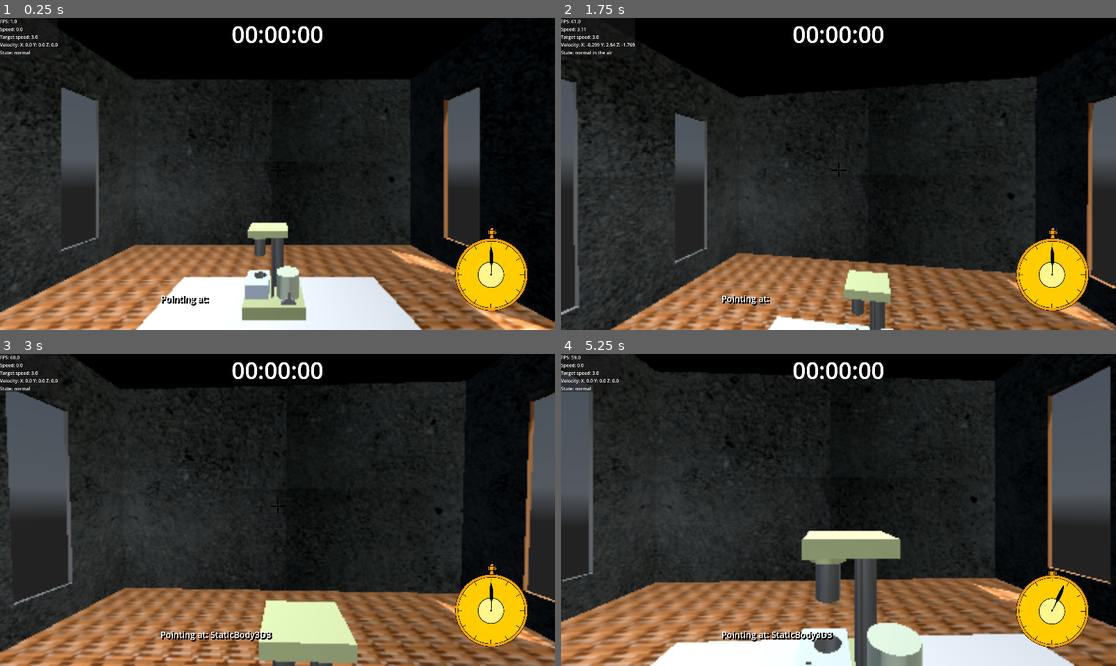
Above: before the commit, frames 1-4 (two rows, left to right).
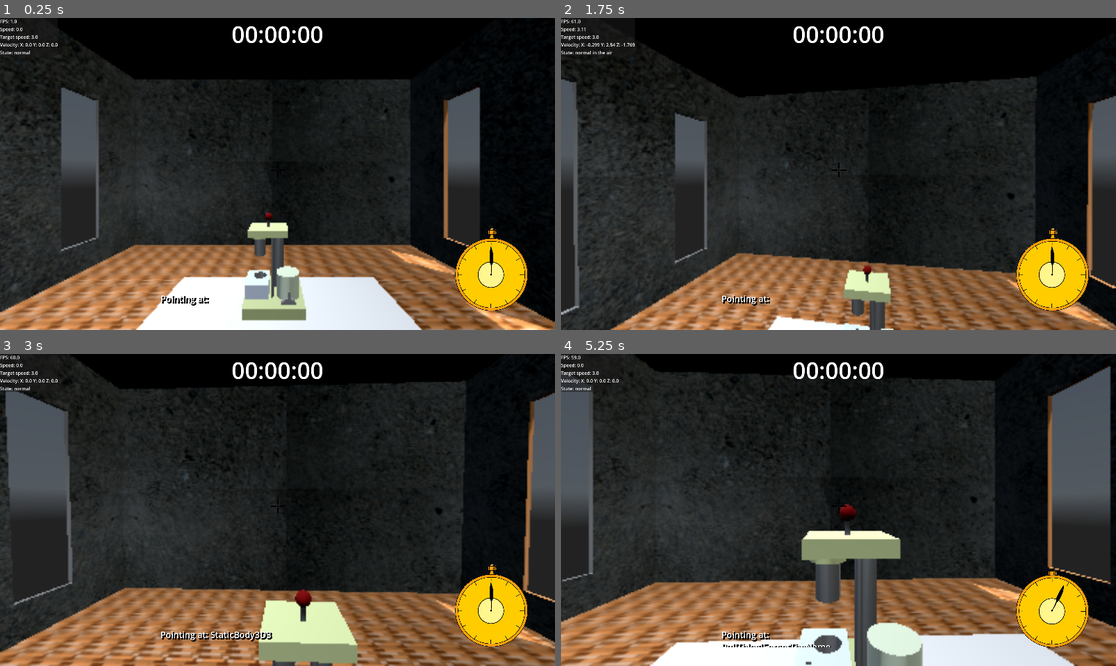
Above: after the commit, the same moments.

Repository: meyerAurelius/grant-proposal
Game: Godot game, scene res://main.tscn
The game is run twice, just before and just after one commit, with the same random seed, the same clock (stepped at 60 frames per second) and the same inputs. A sky picture missing from this copy of the repository is replaced by a grey-blue gradient.
Inputs (mouse positions are in pixels of both pictures, inside the frame that each line leads up to):
- Up to frame 1 (0.25 s): no input
- Up to frame 2 (1.75 s): tap Enter (ui_accept) at 0.5, 0.77, 1.52 s; move the mouse to (866, 174) at 0.52 s; hold W (key_up) from 0.53 s (still down); tap Shift (crouch) at 0.6 s; click (866, 174) at 0.67 s; move the mouse to (810, 174) at 1.27 s; click (810, 174) at 1.35 s
- Up to frame 3 (3 s): keep holding W (key_up); move the mouse to (288, 503) at 2.02 s; tap Q (look_left) at 2.1 s; click (288, 503) at 2.17 s; move the mouse to (271, 516) at 2.77 s; tap E (look_right) at 2.85 s; click (271, 516) at 2.92 s
- Up to frame 4 (5.25 s): keep holding W (key_up); tap Enter (ui_accept) at 3.02, 3.77, 4.25, 4.52 s; move the mouse to (877, 513) at 3.52 s; tap Ctrl (sprint) at 3.6 s; click (877, 513) at 3.67 s; move the mouse to (794, 506) at 4.27 s; tap P (toggle_stopwatch) at 4.35 s; click (794, 506) at 4.42 s; move the mouse to (844, 510) at 5.02 s; tap Shift (crouch) at 5.1 s; click (844, 510) at 5.17 s

The runs differ from the first frame. In frame 1, 0.2% of the frame differs, in the area x 41-96%, y 2-94%; in frame 2, 0.1%; in frame 3, 0.3%; in frame 4, 0.5%, in the area x 29-94%, y 2-94%.

Commit message:
Fixed the lever animations by making them smoothly transition to the next state using tween. Set up another pull lever at the top of the machine with the animations (didn't test them yet). Can not be interacted with currently. I will work on that when I get home after Practice.

Diff:
--- a/virtual-lab/StopWatch/stopWatchScript.gd
+++ b/virtual-lab/StopWatch/stopWatchScript.gd
@@ -5,6 +5,7 @@
 @onready var label = $Label
 @onready var animationP =  $AnimationPlayer
 @onready var animationP2 = $Rotate
+
 
 # Called every frame. 'delta' is the elapsed time since the previous frame.
 func _process(delta: float) -> void:
--- a/virtual-lab/Textures/player/player.gd
+++ b/virtual-lab/Textures/player/player.gd
@@ -11,7 +11,6 @@
 @export var sprint_speed : float = 6.0
 ## The speed that the character moves at when crouching.
 @export var crouch_speed : float = 1.0
-
 
 ## How fast the character speeds up and slows down when Motion Smoothing is on.
 @export var acceleration : float = 10.0
--- a/virtual-lab/Textures/player/rpm_selector.gd
+++ b/virtual-lab/Textures/player/rpm_selector.gd
@@ -17,9 +17,10 @@
 # RPM Selector UI
 # 	For this, we just listen to the signals from each button
 # 	and transform the arrow to the corresponding location
-@onready var control_arrow = $'./TextureRect/ControlArrow'
+@onready var control_arrow = $'./ControlArrow'
 @onready var player = get_node("../../Player")
 @onready var leverAnimation = get_node("../../Mesh/Lever Base/LeverAnimation")
+
 
 
 func _on_rpm_0_pressed() -> void:
--- a/virtual-lab/control_menu/DraggableArrow.gd
+++ b/virtual-lab/control_menu/DraggableArrow.gd
@@ -1,14 +1,16 @@
 extends Sprite2D
 
-@onready var leverAnimation = get_node("../../../Mesh/Lever Base/LeverAnimation")
+@onready var leverAnimation = get_node("../../../Mesh/Lever Base/LeverStick")
 
 
 var clicked = false
 var rest_point
 var rest_nodes = []
+@export var leverpos = 0
 
 const MIN_X = 1200
 const MAX_X = 1750
+
 
 
 
@@ -55,10 +57,13 @@
 func playSpecificAnimaiton(node):
 	match node.name:
 		"Low":
-			leverAnimation.play("LeverLow")
+			leverAnimation.lowposAnimation()
+			leverpos = 0
 		"Med":
-			leverAnimation.play("RESET")
+			leverAnimation.medposAnimation()
+			leverpos = 1
 		"High":
-			leverAnimation.play("LeverHigh")
+			leverAnimation.highposAnimation()
+			leverpos = 2
 		_:
-			leverAnimation.play("RESET")
+			leverAnimation.medposAnimation()
--- /dev/null
+++ b/virtual-lab/lever_baseAnimation.gd
@@ -0,0 +1,19 @@
+extends CSGBox3D
+
+var lowpos = Vector3(0, deg_to_rad(56) , 0)
+var medpos = Vector3(0, 0 , 0)
+var highpos = Vector3(0, deg_to_rad(-56) , 0)
+var tween
+
+
+func lowposAnimation():
+	tween = create_tween()
+	tween.tween_property($"." , "rotation", lowpos, 0.5)
+
+func medposAnimation():
+	tween = create_tween()
+	tween.tween_property($".", "rotation", medpos, 0.5)
+
+func highposAnimation():
+	tween = create_tween()
+	tween.tween_property($".", "rotation", highpos, 0.5)
--- a/virtual-lab/main.tscn
+++ b/virtual-lab/main.tscn
@@ -1,9 +1,11 @@
-[gd_scene load_steps=34 format=3 uid="uid://ufcpynseunu0"]
+[gd_scene load_steps=42 format=3 uid="uid://ufcpynseunu0"]
 
 [ext_resource type="Texture2D" uid="uid://cq13phu3n63q" path="res://Textures/ground bad texture.jpg" id="1_ig7tw"]
 [ext_resource type="Material" uid="uid://d06d1y7quuv5p" path="res://Textures/Metal type of thing.tres" id="2_0xm2m"]
 [ext_resource type="Texture2D" uid="uid://dehftjtdjmxa1" path="res://hay_bales_4k.hdr" id="2_7mycd"]
+[ext_resource type="Script" uid="uid://dow222qt34fki" path="res://pull_stickAnimation.gd" id="3_kek77"]
 [ext_resource type="VoxelGIData" uid="uid://bonprwnij6yht" path="res://main.VoxelGI_data.res" id="4_1bvp3"]
+[ext_resource type="Script" uid="uid://bjkoda3xd6eog" path="res://lever_baseAnimation.gd" id="4_4c57u"]
 [ext_resource type="Texture2D" uid="uid://c3tjovnm7bk5j" path="res://Textures/concrete-917.jpg" id="5_lquwl"]
 [ext_resource type="PackedScene" uid="uid://5kl1tktw2ngd" path="res://Textures/player/player.tscn" id="6_7mycd"]
 [ext_resource type="PackedScene" uid="uid://d3shjhhbuhbt5" path="res://StopWatch/UserInterface.tscn" id="7_272bh"]
@@ -43,6 +45,63 @@
 
 [sub_resource type="StandardMaterial3D" id="StandardMaterial3D_kek77"]
 albedo_color = Color(0.8235294, 0.8666667, 0.6392157, 1)
+
+[sub_resource type="Animation" id="Animation_efxa6"]
+resource_name = "PullLow"
+tracks/0/type = "value"
+tracks/0/imported = false
+tracks/0/enabled = true
+tracks/0/path = NodePath(".:position")
+tracks/0/interp = 1
+tracks/0/loop_wrap = true
+tracks/0/keys = {
+"times": PackedFloat32Array(0, 0.9),
+"transitions": PackedFloat32Array(1, 1),
+"update": 0,
+"values": [Vector3(-0.09818947, 1.3343015, 0.005270362), Vector3(-0.098, 1.232, 0.005)]
+}
+
+[sub_resource type="Animation" id="Animation_dg77c"]
+length = 0.001
+tracks/0/type = "value"
+tracks/0/imported = false
+tracks/0/enabled = true
+tracks/0/path = NodePath(".:position")
+tracks/0/interp = 1
+tracks/0/loop_wrap = true
+tracks/0/keys = {
+"times": PackedFloat32Array(0),
+"transitions": PackedFloat32Array(1),
+"update": 0,
+"values": [Vector3(-0.09818947, 1.3343015, 0.005270362)]
+}
+
+[sub_resource type="Animation" id="Animation_ycdy4"]
+resource_name = "PullMed"
+tracks/0/type = "value"
+tracks/0/imported = false
+tracks/0/enabled = true
+tracks/0/path = NodePath(".:position")
+tracks/0/interp = 1
+tracks/0/loop_wrap = true
+tracks/0/keys = {
+"times": PackedFloat32Array(0.96666664),
+"transitions": PackedFloat32Array(1),
+"update": 0,
+"values": [Vector3(-0.098, 1.289, 0.005)]
+}
+
+[sub_resource type="AnimationLibrary" id="AnimationLibrary_w48qg"]
+_data = {
+&"PullLow": SubResource("Animation_efxa6"),
+&"PullMed": SubResource("Animation_ycdy4"),
+&"RESET": SubResource("Animation_dg77c")
+}
+
+[sub_resource type="StandardMaterial3D" id="StandardMaterial3D_dg77c"]
+albedo_color = Color(0.4862745, 0, 0, 1)
+
+[sub_resource type="BoxShape3D" id="BoxShape3D_5vw27"]
 
 [sub_resource type="Animation" id="Animation_5vw27"]
 resource_name = "LeverLow"
@@ -166,45 +225,46 @@
 mesh = SubResource("PlaneMesh_1bvp3")
 
 [node name="Mesh" type="CSGBox3D" parent="."]
-transform = Transform3D(1, 0, 0, 0, 0.26147312, 0, 0, 0, 1, 0.120794535, 1.496918, -0.16935647)
+transform = Transform3D(1, 0, 0, 0, 1, 0, 0, 0, 1, 0.120794535, 1.496918, -0.16935647)
 gi_mode = 2
+size = Vector3(1, 0.261, 1)
 material = SubResource("StandardMaterial3D_1bvp3")
 
 [node name="Thick Support" type="CSGCylinder3D" parent="Mesh"]
-transform = Transform3D(1, 0, 0, 0, 1, 0, 0, 0, 1, 0.08542228, 2.3661647, -0.16789067)
+transform = Transform3D(1, 0, 0, 0, 0.26147312, 0, 0, 0, 1, 0.08542228, 0.61868834, -0.16789067)
 radius = 0.1
 height = 4.0
 material = SubResource("StandardMaterial3D_lquwl")
 
 [node name="Thine Support" type="CSGCylinder3D" parent="Mesh"]
-transform = Transform3D(1, 0, 0, 0, 1, 0, 0, 0, 1, -0.030528665, 2.3661647, 0.20206726)
+transform = Transform3D(1, 0, 0, 0, 0.26147312, 0, 0, 0, 1, -0.030528665, 0.61868834, 0.20206726)
 radius = 0.025
 height = 4.0
 material = ExtResource("2_0xm2m")
 
 [node name="Motor Area" type="CSGCylinder3D" parent="Mesh"]
-transform = Transform3D(1, 0, 0, 0, 1, 0, 0, 0, 1, 0.24122816, 1.2310348, 0.1186496)
+transform = Transform3D(1, 0, 0, 0, 0.26147312, 0, 0, 0, 1, 0.24122816, 0.3218825, 0.1186496)
 radius = 0.2
 height = 1.526
 sides = 32
 material = SubResource("StandardMaterial3D_7mycd")
 
 [node name="CSGCylinder3D4" type="CSGCylinder3D" parent="Mesh"]
-transform = Transform3D(1, 0, 0, 0, 1, 0, 0, 0, 1, -0.25626042, 3.7674756, -0.04810947)
+transform = Transform3D(1, 0, 0, 0, 0.26147312, 0, 0, 0, 1, -0.25626042, 0.9850936, -0.04810947)
 radius = 0.1
 height = 1.75
 sides = 32
 material = ExtResource("2_0xm2m")
 
 [node name="CSGCylinder3D5" type="CSGCylinder3D" parent="Mesh"]
-transform = Transform3D(1, 0, 0, 0, 1, 0, 0, 0, 1, -0.25626042, 4.3363786, -0.04810947)
+transform = Transform3D(1, 0, 0, 0, 0.26147312, 0, 0, 0, 1, -0.25626042, 1.1338465, -0.04810947)
 radius = 0.15
 height = 0.5
 sides = 32
 material = SubResource("StandardMaterial3D_272bh")
 
 [node name="CSGBox3D" type="CSGBox3D" parent="Mesh"]
-transform = Transform3D(0.31419677, 0, 0, 0, 1, 0, 0, 0, 1, -0.28913322, 0.963881, 0.012085348)
+transform = Transform3D(0.31419677, 0, 0, 0, 0.26147312, 0, 0, 0, 1, -0.28913322, 0.25202894, 0.012085348)
 size = Vector3(1.303772, 0.95214844, 0.5473633)
 material = SubResource("StandardMaterial3D_5vw27")
 
@@ -223,12 +283,37 @@
 sides = 32
 
 [node name="Top" type="CSGBox3D" parent="Mesh"]
-transform = Transform3D(0.31419677, 0, 0, 0, 1, 0, 0, 0, 1, -0.095922634, 4.657906, -0.0076587796)
+transform = Transform3D(0.31419677, 0, 0, 0, 0.26147312, 0, 0, 0, 1, -0.095922634, 1.2179172, -0.0076587796)
 size = Vector3(2.1153145, 0.5, 0.58648825)
 material = SubResource("StandardMaterial3D_kek77")
 
+[node name="PullStick" type="CSGCylinder3D" parent="Mesh"]
+transform = Transform3D(1, 0, 0, 0, 1, 0, 0, 0, 1, -0.09818947, 1.3343015, 0.005270362)
+radius = 0.025
+height = 0.15
+material = ExtResource("2_0xm2m")
+script = ExtResource("3_kek77")
+
+[node name="AnimationPlayer" type="AnimationPlayer" parent="Mesh/PullStick"]
+libraries = {
+&"": SubResource("AnimationLibrary_w48qg")
+}
+
+[node name="CSGSphere3D" type="CSGSphere3D" parent="Mesh/PullStick"]
+transform = Transform3D(0.8660253, 0.49999997, 0, -0.5, 0.8660254, 0, -1.8626451e-09, 0, 1, 0, 0.122060776, 0)
+radius = 0.065
+radial_segments = 48
+rings = 64
+material = SubResource("StandardMaterial3D_dg77c")
+
+[node name="PullThingIForgotTheName" type="StaticBody3D" parent="Mesh/PullStick"]
+
+[node name="CollisionShape3D" type="CollisionShape3D" parent="Mesh/PullStick/PullThingIForgotTheName"]
+transform = Transform3D(0.25, 0, 0, 0, 0.25, 0, 0, 0, 0.25, 0, 0.04969287, 0)
+shape = SubResource("BoxShape3D_5vw27")
+
 [node name="Lever Base" type="CSGCylinder3D" parent="Mesh"]
-transform = Transform3D(0.26536673, 0, 0, 0, 0.0147125935, -0.9998917, 0, 0.99989176, 0.0147125935, 0.24122816, 0.31469297, 0.38450006)
+transform = Transform3D(0.26536673, 0, 0, 0, 0.0038469478, -0.2614448, 0, 0.99989176, 0.0147125935, 0.24122816, 0.082283735, 0.38450003)
 height = 0.05
 sides = 32
 
@@ -241,6 +326,7 @@
 [node name="LeverStick" type="CSGBox3D" parent="Mesh/Lever Base"]
 transform = Transform3D(0.99999964, 0, 0, 0, 1, 0, 0, 0, 1, 0.0064914227, -0.0044608116, -0.37090778)
 size = Vector3(0.1538086, 0.049316406, 0.9946289)
+script = ExtResource("4_4c57u")
 
 [node name="Lever" type="StaticBody3D" parent="Mesh/Lever Base"]
 
@@ -376,12 +462,3 @@
 
 [node name="RPMSelector" parent="CanvasLayer" instance=ExtResource("8_5vw27")]
 visible = false
-
-[node name="CanvasLayer2" type="CanvasLayer" parent="."]
-
-[node name="Control" parent="CanvasLayer2" instance=ExtResource("7_272bh")]
-layout_direction = 1
-mouse_filter = 2
-
-[node name="RPMSelector" parent="CanvasLayer2" instance=ExtResource("8_5vw27")]
-visible = false
--- /dev/null
+++ b/virtual-lab/pull_stickAnimation.gd
@@ -0,0 +1,19 @@
+extends CSGCylinder3D
+
+var lowpos = Vector3(-0.098, 1.232 ,0.005)
+var medpos = Vector3(-0.098, 1.289 ,0.005)
+var highpos = Vector3(-0.098, 1.334 ,0.005)
+var tween
+
+
+func lowposAnimation():
+	tween = create_tween()
+	tween.tween_property($"." , "global_position", lowpos, 0.5)
+
+func medposAnimation():
+	tween = create_tween()
+	tween.tween_property($".", "global_position", medpos, 0.5)
+
+func highposAnimation():
+	tween = create_tween()
+	tween.tween_property($".", "global_position", highpos, 0.5)
Not shown, added: virtual-lab/lever_baseAnimation.gd.uid
Not shown, added: virtual-lab/pull_stickAnimation.gd.uid
